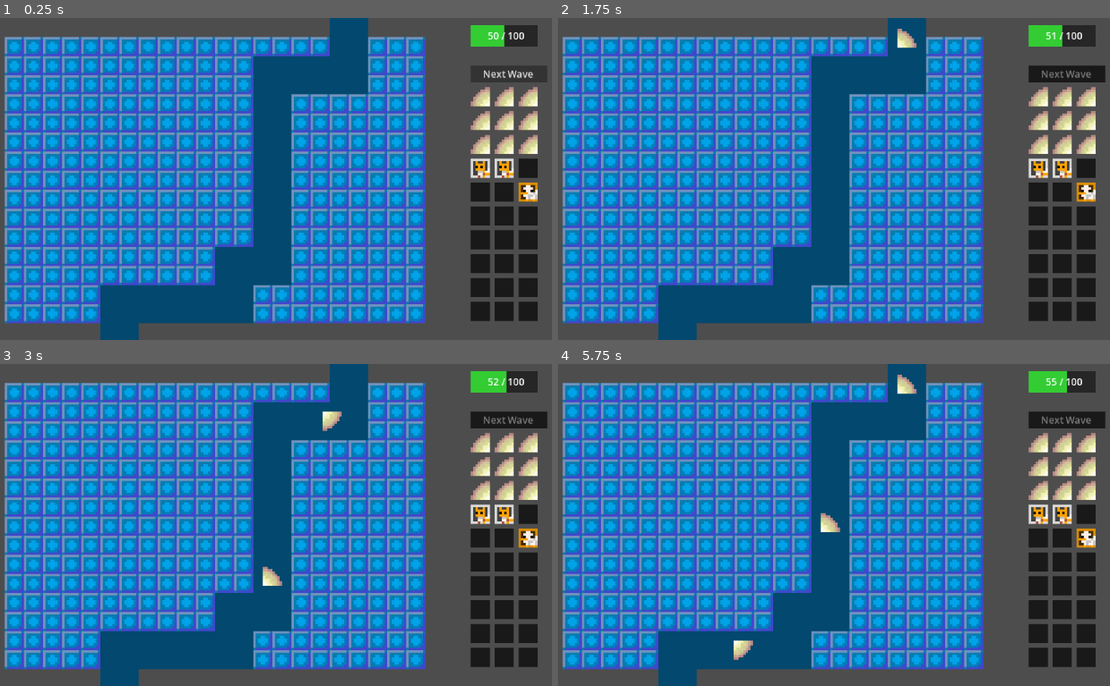
Above: before the commit, frames 1-4 (two rows, left to right).
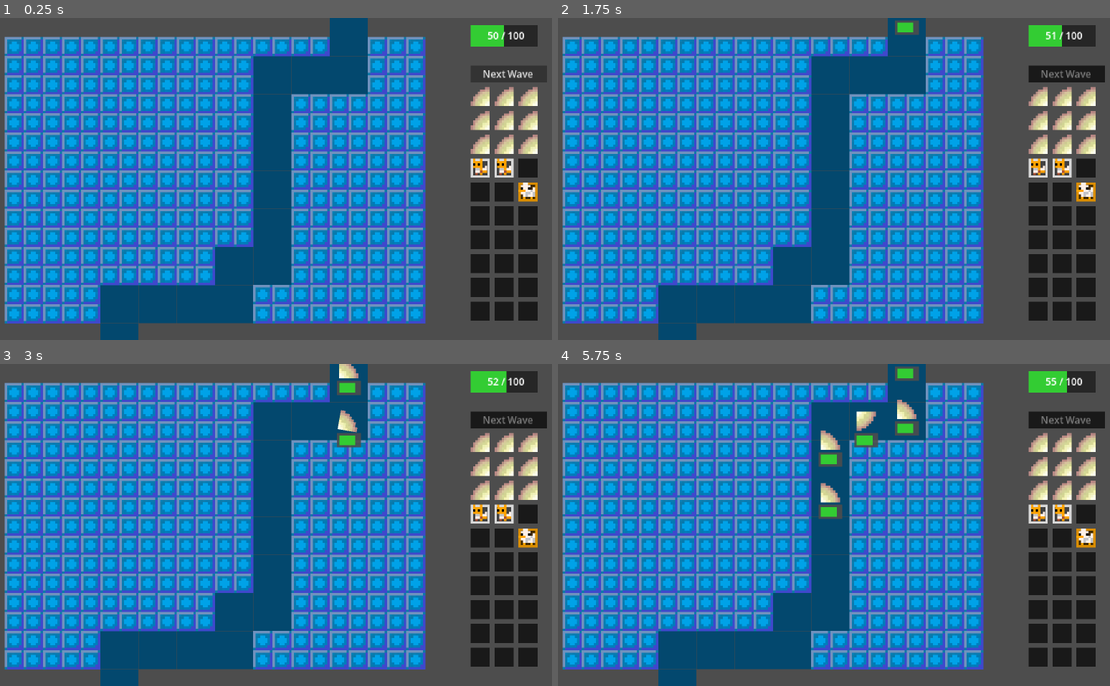
Above: after the commit, the same moments.

Repository: olivebates/fox-td
Game: Godot game, scene res://Main_Scene.tscn
Same seed, same stepped clock (60 frames per second), same inputs: the game is played once before the commit and once after it.
Inputs (mouse positions are in pixels of both pictures, inside the frame that each line leads up to):
- Up to frame 1 (0.25 s): no input
- Up to frame 2 (1.75 s): click "Next Wave" at 0.5 s; move the mouse to (955, 162) at 1.27 s; click (955, 162) at 1.42 s
- Up to frame 3 (3 s): drag from (160, 541) to (242, 589) at 2.02 s; move the mouse to (331, 454) at 2.77 s; click (331, 454) at 2.92 s
- Up to frame 4 (5.75 s): drag from (800, 589) to (657, 476) at 3.52 s; move the mouse to (1005, 573) at 4.27 s; click (1005, 573) at 4.42 s; drag from (657, 476) to (745, 444) at 5.02 s

The runs differ from the first frame. In frame 1, 3.7% of the frame differs, in the area x 0-98%, y 0-100%; in frame 2, 4.0%; in frame 3, 4.7%; in frame 4, 5.7%, in the area x 0-100%, y 0-100%.

Commit message:
Centralized tower code

Diff:
--- a/Battlefield/Enemies/enemy_base.gd
+++ b/Battlefield/Enemies/enemy_base.gd
@@ -1,25 +1,62 @@
+# Modified Enemy script
 extends CharacterBody2D
 class_name Enemy
 
-@export var max_speed: float = 80.0
+@export var max_speed: float = 800.0
 @export var health: int = 50
+
 var current_health: int = 50
+var health_bg: ColorRect
+var health_fg: ColorRect
+var sprite: Node  # Assuming your visual is a Sprite2D or AnimatedSprite2D
 
 func _ready():
 	current_health = health
 	add_to_group("enemies")
+	sprite = $Sprite2D  # Change to your sprite node name/path
+	create_healthbar()
+	update_healthbar()
+
+func create_healthbar():
+	health_bg = ColorRect.new()
+	health_bg.color = Color(0.3, 0.3, 0.3, 0.9)
+	health_bg.size = Vector2(10, 6)
+	health_bg.top_level = true
+	add_child(health_bg)
+
+	health_fg = ColorRect.new()
+	health_fg.color = Color(0.2, 0.8, 0.2)
+	health_fg.size = Vector2(8, 4)
+	health_fg.top_level = true
+	add_child(health_fg)
+
+func update_healthbar():
+	var offset = Vector2(0, 8)
+	var pos = (global_position + offset).round()
+	health_bg.global_position = pos - Vector2(5, 3)
+	health_fg.global_position = pos - Vector2(4, 2)
+	health_fg.size.x = 8.0 * (float(current_health) / health)
 
 func _physics_process(delta: float):
 	var follow: PathFollow2D = get_parent()
 	if follow:
-		follow.progress += max_speed * delta
+		follow.progress += (max_speed / 4.0) * delta
 		if follow.progress_ratio >= 0.999:
 			die()
+	update_healthbar()
 
 func take_damage(amount: int):
 	current_health -= amount
+	update_healthbar()
+
+	# Flash red
+	var tw = create_tween()
+	tw.tween_property(sprite, "modulate", Color.RED, 0.1)
+	tw.tween_property(sprite, "modulate", Color.WHITE, 0.3)
+
 	if current_health <= 0:
 		die()
 
 func die():
+	get_tree().call_group("health_manager", "gain_health_from_kill", 2.0)
 	get_parent().queue_free()
--- a/Battlefield/Enemies/enemy_base.tscn
+++ b/Battlefield/Enemies/enemy_base.tscn
@@ -6,7 +6,7 @@
 [sub_resource type="RectangleShape2D" id="RectangleShape2D_j2ch1"]
 size = Vector2(8, 8)
 
-[node name="EnemyBase" type="CharacterBody2D"]
+[node name="EnemyBase" type="CharacterBody2D" groups=["enemy"]]
 z_index = 45
 script = ExtResource("1_bcekf")
 
--- a/Battlefield/Game/tower.gd
+++ b/Battlefield/Game/tower.gd
@@ -1,18 +1,53 @@
-extends StaticBody2D
+extends Node2D
 
+@export var fire_rate: float = 1.0  # shots per second
+@export var bullet_scene: PackedScene = preload("uid://ciuly8asijcg5")
+@export var attack_radius: float = 32.0
+
+@onready var sprite: Sprite2D = $Sprite2D
+
+var _timer: float = 0.0
+var draw_radius: bool = false
 var hovered: bool = false
+var current_target: Node2D
+var pick_radius: float = 4.0
+
+func _ready() -> void:
+	create_mouse_area()
+
+func create_mouse_area() -> void:
+	var mouse_area = Area2D.new()
+	var shape = CollisionShape2D.new()
+	var circle = CircleShape2D.new()
+	circle.radius = pick_radius
+	shape.shape = circle
+	mouse_area.add_child(shape)
+	mouse_area.mouse_entered.connect(_on_mouse_entered)
+	mouse_area.mouse_exited.connect(_on_mouse_exited)
+	add_child(mouse_area)
+
+func _on_mouse_entered() -> void:
+	draw_radius = true
+	queue_redraw()
+
+func _on_mouse_exited() -> void:
+	draw_radius = false
+	queue_redraw()
 
 func _unhandled_input(event: InputEvent) -> void:
-	if event is InputEventMouseMotion and get_global_mouse_position().distance_to(global_position) < 4:
-		hovered = true
-	else:
-		hovered = false
-	queue_redraw()
+	if event is InputEventMouseMotion:
+		hovered = get_global_mouse_position().distance_to(global_position) < pick_radius
+		queue_redraw()
 
 func _exit_tree() -> void:
 	hovered = false
 
 func _draw() -> void:
+	# Attack radius
+	if draw_radius:
+		draw_arc(Vector2.ZERO, attack_radius, 0, TAU, 64, Color(1, 0, 0, 0.5), 2.0)
+
+	# Inventory-style highlight/border
 	if not has_meta("item_data"):
 		return
 	var data = get_meta("item_data")
@@ -21,11 +56,8 @@
 	var base_color = border_color * 0.3
 	base_color.a = 1.0
 
-	var hovered: bool = get_global_mouse_position().distance_to(global_position) < 4
-
 	var dragged_data = InventoryManager.get_current_dragged_data(self)
 	var is_matching = !dragged_data.is_empty() && data.id == dragged_data.id && data.rank == dragged_data.rank
-
 	var effective_highlight = hovered or is_matching
 	var brighten = 1.4 if effective_highlight else 1.0
 	var bg_color = base_color * brighten
@@ -33,8 +65,36 @@
 	draw_rect(Rect2(-3.2, -3.2, 6.5, 6.5), border_color, false, 1.0 + (0.5 if effective_highlight else 0.0))
 	draw_rect(Rect2(-3, -3, 6, 6), bg_color, true)
 
-	for child in get_children():
-		if child is Sprite2D:
-			child.modulate = Color(brighten, brighten, brighten) if effective_highlight else Color(1, 1, 1)
-func _ready() -> void:
-	input_pickable = false
+	if sprite:
+		sprite.modulate = Color(brighten, brighten, brighten) if effective_highlight else Color(1, 1, 1)
+
+func update_target() -> void:
+	current_target = null
+	var min_dist: float = INF
+	var enemies = get_tree().get_nodes_in_group("enemies")
+	for enemy in enemies:
+		var dist = global_position.distance_to(enemy.global_position)
+		if dist <= attack_radius && dist < min_dist:
+			min_dist = dist
+			current_target = enemy
+
+func fire(target: Node2D) -> void:
+	var dir = (target.global_position - global_position).normalized()
+	sprite.flip_h = dir.x > 0
+	var bullet = bullet_scene.instantiate()
+	bullet.target = target
+	var rand_dir = Vector2(randf_range(-1.0, 1.0), randf_range(-1.0, 1.0)).normalized()
+	bullet.velocity = rand_dir * bullet.initial_speed
+	bullet.global_position = global_position
+	get_tree().current_scene.add_child(bullet)
+	var tween = create_tween()
+	tween.tween_property(sprite, "position", dir * 1.0, 0.0)
+	tween.tween_interval(0.2)
+	tween.tween_property(sprite, "position", Vector2.ZERO, 0.0)
+
+func _process(delta: float) -> void:
+	_timer += delta
+	update_target()
+	if _timer >= 1.0 / fire_rate and current_target:
+		_timer = 0.0
+		fire(current_target)
--- /dev/null
+++ b/Battlefield/Game/tower_1_bullet.gd
@@ -0,0 +1,35 @@
+# Bullet.gd (attach to Area2D scene with CollisionShape2D child, e.g. CircleShape2D r=2)
+extends Area2D
+class_name Bullet
+
+@export var speed: float = 200.0
+@export var initial_speed: float = 150.0
+@export var homing_strength: float = 8.0
+@export var damage: int = 10
+@export var lifetime: float = 5.0
+
+var velocity: Vector2 = Vector2.ZERO
+var target: Node2D
+
+func _ready():
+	monitoring = true
+	body_entered.connect(_on_body_entered)
+
+func _physics_process(delta: float) -> void:
+	lifetime -= delta
+	if lifetime <= 0:
+		queue_free()
+		return
+	if target and is_instance_valid(target):
+		var dir = (target.global_position - global_position).normalized()
+		velocity = velocity.lerp(dir * speed, homing_strength * delta)
+	else:
+		velocity = velocity.normalized() * speed
+	global_position += velocity * delta
+	if velocity.length() > 0:
+		rotation = velocity.angle()
+
+func _on_body_entered(body: Node2D) -> void:
+	if body.is_in_group("enemies"):
+		body.take_damage(damage)
+		queue_free()
--- /dev/null
+++ b/Battlefield/Game/tower_1_bullet.tscn
@@ -0,0 +1,16 @@
+[gd_scene load_steps=4 format=3 uid="uid://ciuly8asijcg5"]
+
+[ext_resource type="Script" uid="uid://bhmmbcqengvf3" path="res://Battlefield/Game/tower_1_bullet.gd" id="1_qmwlv"]
+[ext_resource type="Texture2D" uid="uid://0dkfej5pde8u" path="res://Battlefield/Sprites/Towers/tower1_bullet.png" id="2_qmwlv"]
+
+[sub_resource type="RectangleShape2D" id="RectangleShape2D_x7kjf"]
+size = Vector2(2, 2)
+
+[node name="Tower1Bullet" type="Area2D"]
+script = ExtResource("1_qmwlv")
+
+[node name="CollisionShape2D" type="CollisionShape2D" parent="."]
+shape = SubResource("RectangleShape2D_x7kjf")
+
+[node name="Sprite2D" type="Sprite2D" parent="."]
+texture = ExtResource("2_qmwlv")
--- a/Battlefield/Game/tower_2.tscn
+++ b/Battlefield/Game/tower_2.tscn
@@ -1,6 +1,7 @@
-[gd_scene load_steps=4 format=3 uid="uid://bp8y13cyubdho"]
+[gd_scene load_steps=5 format=3 uid="uid://bp8y13cyubdho"]
 
 [ext_resource type="Script" uid="uid://uy1ki4lla8jl" path="res://Battlefield/Game/tower.gd" id="1_w06uo"]
+[ext_resource type="PackedScene" uid="uid://32xbub5ovblc" path="res://Battlefield/Game/tower_2_bullet.tscn" id="2_t3ens"]
 [ext_resource type="Texture2D" uid="uid://cqgl3igwvfat8" path="res://Battlefield/Sprites/Towers/Tower2.png" id="2_w06uo"]
 
 [sub_resource type="RectangleShape2D" id="RectangleShape2D_t3ens"]
@@ -8,6 +9,7 @@
 [node name="TowerBase" type="StaticBody2D" groups=["grid_occupiers"]]
 z_index = 50
 script = ExtResource("1_w06uo")
+bullet_scene = ExtResource("2_t3ens")
 
 [node name="CollisionShape2D" type="CollisionShape2D" parent="."]
 shape = SubResource("RectangleShape2D_t3ens")
--- /dev/null
+++ b/Battlefield/Game/tower_2_bullet.gd
@@ -0,0 +1,71 @@
+# ExplosiveBullet.gd
+extends Area2D
+class_name ExplosiveBullet
+
+@export var speed: float = 200.0
+@export var initial_speed: float = 150.0
+@export var homing_strength: float = 8.0
+@export var explosion_radius: float = 8.0
+@export var explosion_damage: int = 20
+@export var max_hits: int = 7
+@export var lifetime: float = 5.0
+
+var velocity: Vector2 = Vector2.ZERO
+var target: Node2D
+var exploded: bool = false
+
+func _ready():
+	monitoring = true
+	body_entered.connect(_on_body_entered)
+
+func _physics_process(delta: float) -> void:
+	lifetime -= delta
+	if lifetime <= 0:
+		queue_free()
+		return
+
+	if exploded:
+		return
+
+	if target and is_instance_valid(target):
+		var dir = (target.global_position - global_position).normalized()
+		velocity = velocity.lerp(dir * speed, homing_strength * delta)
+	else:
+		velocity = velocity.normalized() * speed
+
+	global_position += velocity * delta
+
+	if velocity.length() > 0:
+		rotation = velocity.angle()
+
+func _on_body_entered(body: Node2D) -> void:
+	if body.is_in_group("enemies") and not exploded:
+		explode()
+
+func explode() -> void:
+	exploded = true
+
+	var enemies = get_tree().get_nodes_in_group("enemies")
+	var candidates: Array[Node2D] = []
+	for enemy in enemies:
+		var dist = global_position.distance_to(enemy.global_position)
+		if dist <= explosion_radius:
+			candidates.append(enemy)
+
+	candidates.sort_custom(func(a, b):
+		return global_position.distance_to(a.global_position) < global_position.distance_to(b.global_position)
+	)
+
+	for i in range(min(max_hits, candidates.size())):
+		candidates[i].take_damage(explosion_damage)
+
+	# Circular explosion visual, visible for 0.5s
+	var tw = create_tween()
+	tw.tween_property(self, "modulate:a", 0.0, 0.5)
+	tw.tween_callback(queue_free)
+
+	queue_redraw()
+
+func _draw():
+	if exploded:
+		draw_circle(Vector2.ZERO, explosion_radius * 2, Color(1.0, 0.4, 0.0, 0.3))
--- /dev/null
+++ b/Battlefield/Game/tower_2_bullet.tscn
@@ -0,0 +1,16 @@
+[gd_scene load_steps=4 format=3 uid="uid://32xbub5ovblc"]
+
+[ext_resource type="Script" uid="uid://b0y33ndaifpvq" path="res://Battlefield/Game/tower_2_bullet.gd" id="1_epys6"]
+[ext_resource type="Texture2D" uid="uid://0dkfej5pde8u" path="res://Battlefield/Sprites/Towers/tower1_bullet.png" id="2_mbdtg"]
+
+[sub_resource type="RectangleShape2D" id="RectangleShape2D_awchd"]
+size = Vector2(2, 2)
+
+[node name="Tower2Bullet" type="Area2D"]
+script = ExtResource("1_epys6")
+
+[node name="CollisionShape2D" type="CollisionShape2D" parent="."]
+shape = SubResource("RectangleShape2D_awchd")
+
+[node name="Sprite2D" type="Sprite2D" parent="."]
+texture = ExtResource("2_mbdtg")
--- a/inventory_manager.gd
+++ b/inventory_manager.gd
@@ -155,7 +155,7 @@
 
 	var tex = items[item.id].texture
 	if tex:
-		slot.draw_texture(tex, Vector2(1, 1), Color(brighten, brighten, brighten))
+		slot.draw_texture(tex, Vector2(0, 0), Color(brighten, brighten, brighten))
 
 func _setup_slot_style(slot: Panel) -> void:
 	var style = StyleBoxFlat.new()
--- a/project.godot
+++ b/project.godot
@@ -22,6 +22,7 @@
 InventoryManager="*res://inventory_manager.gd"
 GridController="*res://grid_controller.gd"
 StatsManager="*res://stats_manager.gd"
+Utilities="*res://utilities.gd"
 
 [display]
 
@@ -36,7 +37,10 @@
 grid_occupiers=""
 grid_buildable=""
 HealthBarContainer=""
+enemy=""
 
 [rendering]
 
 textures/canvas_textures/default_texture_filter=0
+2d/snap/snap_2d_transforms_to_pixel=true
+2d/snap/snap_2d_vertices_to_pixel=true
--- a/stats_manager.gd
+++ b/stats_manager.gd
@@ -1,28 +1,31 @@
 extends Node
-
 var health: float = 50.0
 var max_health: float = 100.0
-var production_speed: float = 1.0  # units per second
-
+var production_speed: float = 1.0
+var kill_multiplier: float = 1.0
 signal health_changed(current: float, max: float)
 signal max_health_changed(new_max: float)
-
+func _ready():
+	add_to_group("health_manager")
 func _process(delta: float) -> void:
 	if health < max_health:
 		health += production_speed * delta
-		if health > max_health:
-			health = max_health
-		health_changed.emit(health, max_health)
-
+	if health > max_health:
+		health = max_health
+	health_changed.emit(health, max_health)
 	if health >= max_health:
 		max_health *= 2
 		production_speed += 0.5
+		kill_multiplier *= 1.25
 		max_health_changed.emit(max_health)
 		health_changed.emit(health, max_health)
-
 func spend_health(amount: float) -> bool:
 	if health >= amount:
 		health -= amount
 		health_changed.emit(health, max_health)
 		return true
 	return false
+func gain_health_from_kill(base_reward: float) -> void:
+	var reward = base_reward * kill_multiplier
+	health = min(health + reward, max_health)
+	health_changed.emit(health, max_health)
--- /dev/null
+++ b/utilities.gd
@@ -0,0 +1 @@
+extends Control
Not shown, added: Battlefield/Game/tower_1_bullet.gd.uid
Not shown, added: Battlefield/Game/tower_2_bullet.gd.uid
Binary file added: Battlefield/Sprites/Towers/tower1_bullet.png
Not shown, added: Battlefield/Sprites/Towers/tower1_bullet.png.import
Not shown, added: utilities.gd.uid
